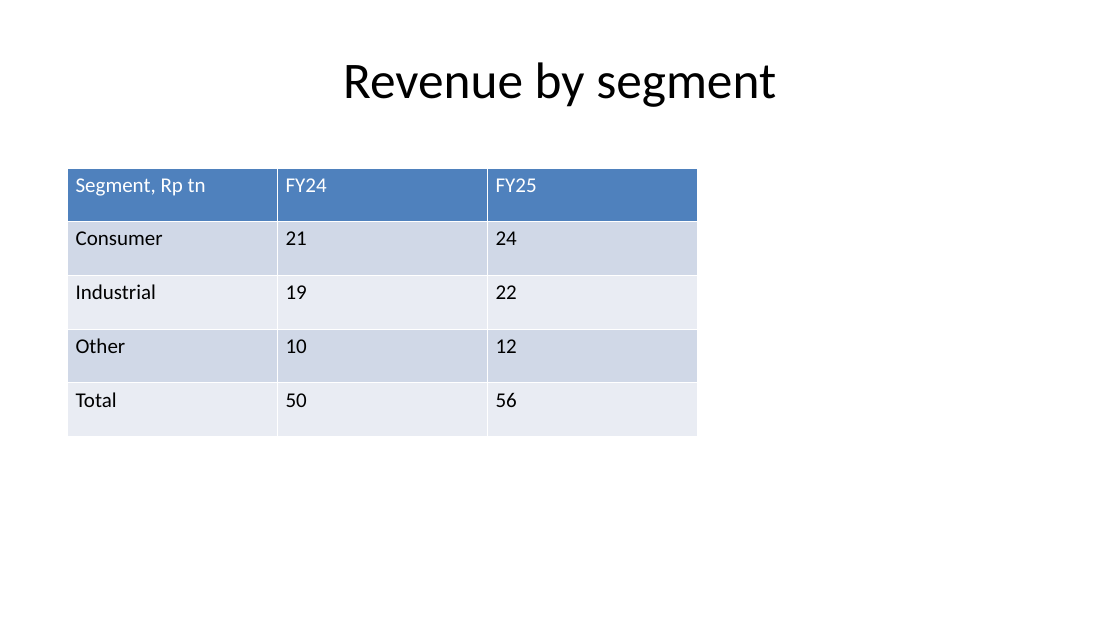
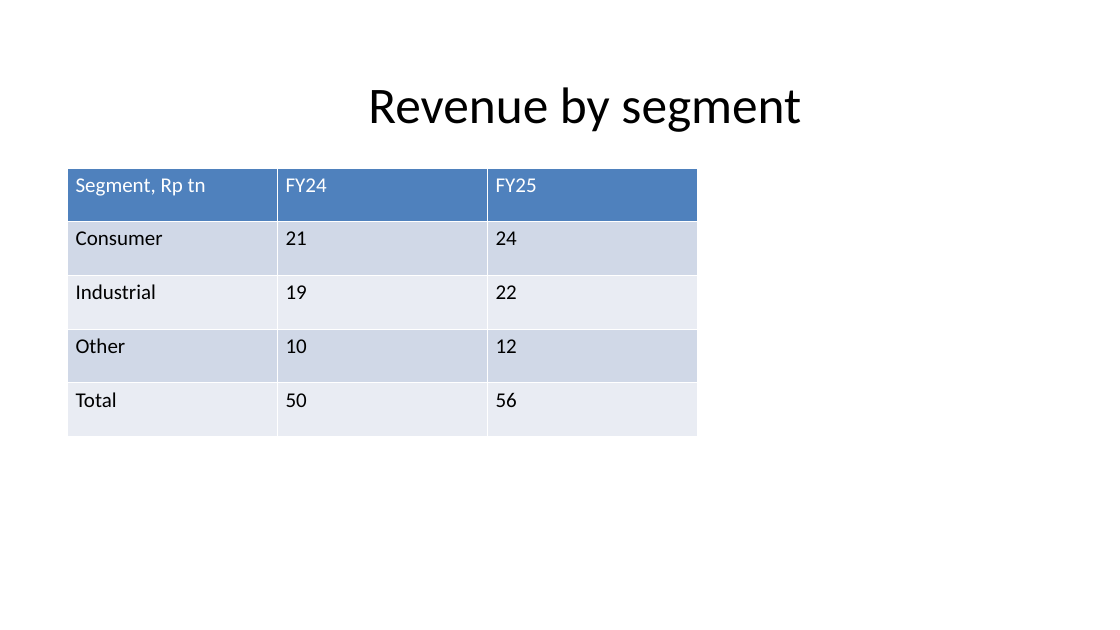
Before and after one commit to labsmetanoia/Metanoia-Advisory, a slide deck: slide 4 of tools/magic-layers/app/sample/audit-sample.pptx. Drawn at 1120x630 pixels with LibreOffice and Linux fonts; fonts in the diff are those of the drawing. Boxes give left, top, right and bottom in pixels: in the first picture for what was removed or moved away, otherwise in the second. Text is boxed around its words. In the diff, an @@ line names an element or a change of style, - is before the commit and + after.

```diff
--- a/tools/magic-layers/app/sample/audit-sample.pptx
+++ b/tools/magic-layers/app/sample/audit-sample.pptx
@@ title "Revenue by segment": place and size @@
-title "Revenue by segment" at [343, 62, 776, 107]
+title "Revenue by segment" at [368, 87, 801, 132]
```
Also in this commit, not shown: 17 other files.
